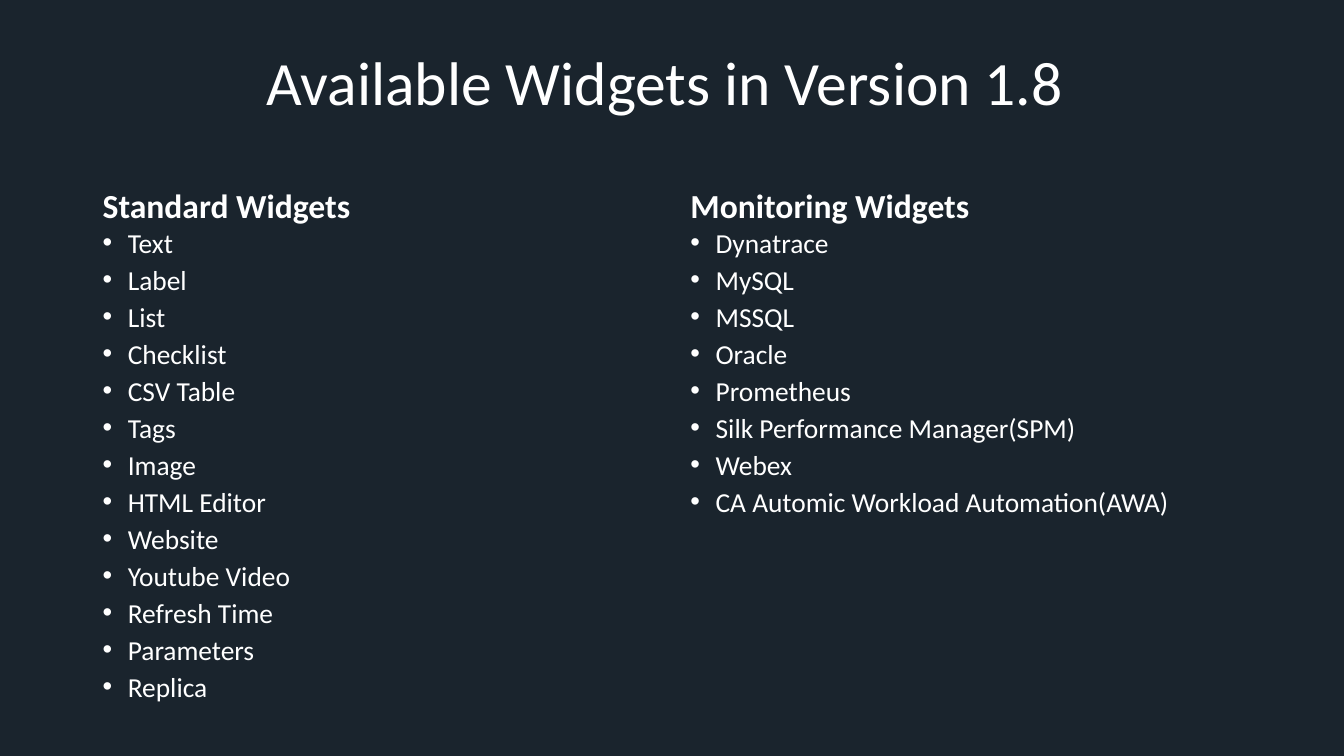
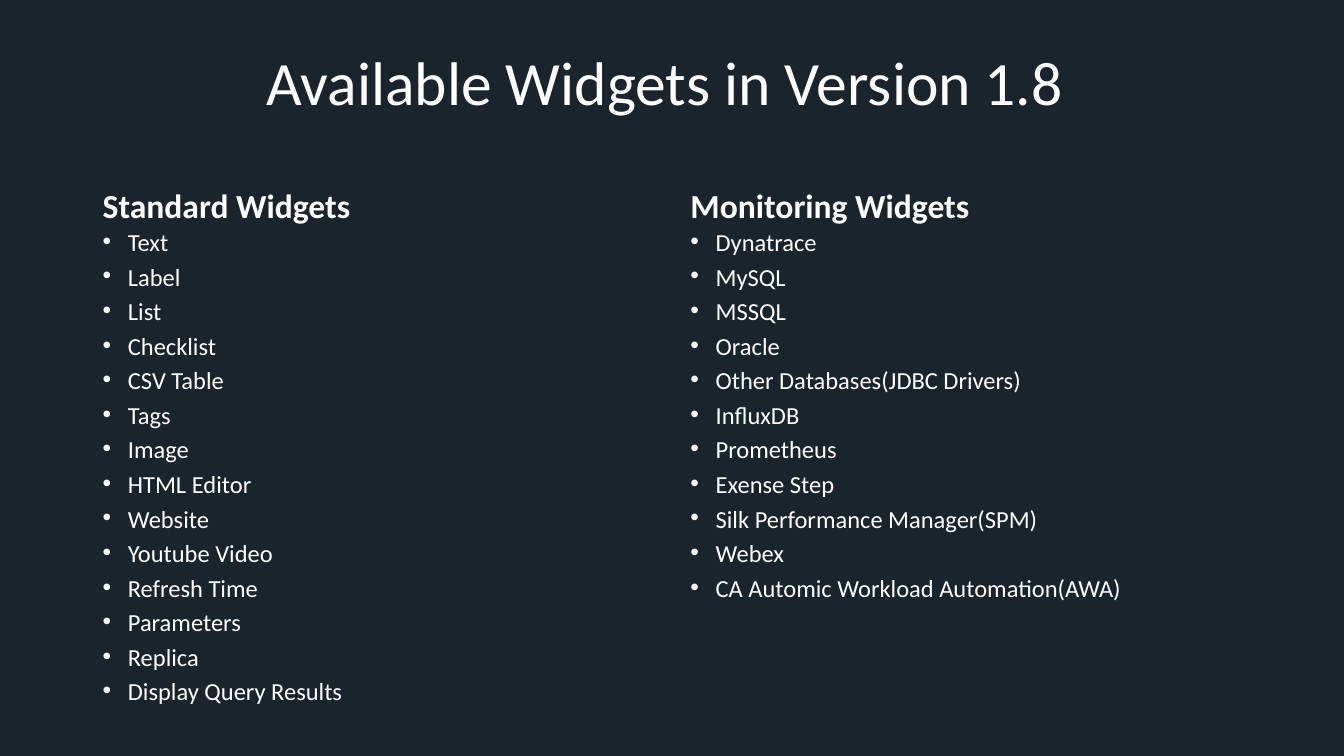
Before and after one commit to xresch/EngineeredMonitoringPlatform, a slide deck: slide 6 of EngineeredMonitoringPlatform/docs/EMP_PresentationSlides.pptx. Drawn at 1344x756 pixels with LibreOffice and Linux fonts; fonts in the diff are those of the drawing. Boxes give left, top, right and bottom in pixels: in the first picture for what was removed or moved away, otherwise in the second. Text is boxed around its words. In the diff, an @@ line names an element or a change of style, - is before the commit and + after.

```diff
--- a/EngineeredMonitoringPlatform/docs/EMP_PresentationSlides.pptx
+++ b/EngineeredMonitoringPlatform/docs/EMP_PresentationSlides.pptx
@@ text at bbox=[128, 235, 272, 670]: size 19.6 to 17.5 pt in "Text", "Label", "List", "Checklist" and 9 more places @@
@@ text at bbox=[716, 235, 1120, 600]: size 19.6 to 17.5 pt in "Dynatrace", "MySQL", "MSSQL", "Oracle" and 4 more places @@
@@ text at bbox=[716, 371, 1020, 424]: paragraphs added @@
+• Other Databases(JDBC Drivers)
+• InfluxDB
@@ text at bbox=[716, 477, 834, 497]: paragraph added @@
+• Exense Step
@@ text at bbox=[128, 683, 342, 704]: paragraph added @@
+• Display Query Results
```
Also in this commit, not shown: 3 other slides changed, 1 slide added.
